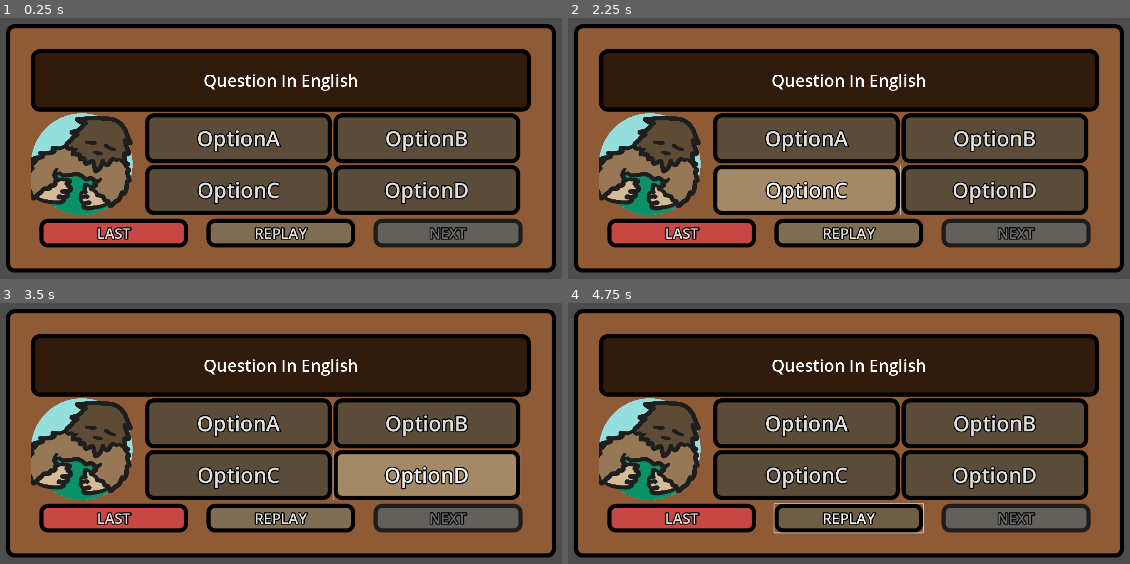
Above: before the commit, frames 1-4 (two rows, left to right).
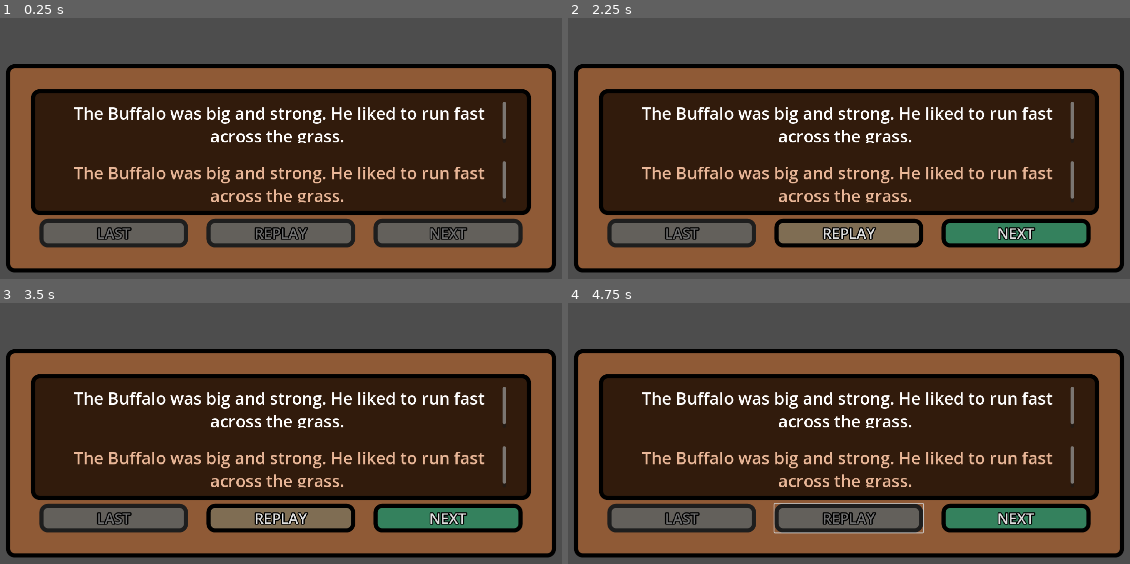
Above: after the commit, the same moments.

Repository: PolTwice/ProjectTanisi
Game: Godot game, scene res://ChapterOne/BuffaloLesson/BuffaloLesson.tscn
Two runs of this game, one before a commit and one after it. Both use one fixed random seed, a clock stepped at 60 frames per second and the inputs below. This scene is started directly instead of the project's main scene.
Inputs (mouse positions are in pixels of both pictures, inside the frame that each line leads up to):
- Up to frame 1 (0.25 s): no input
- Up to frame 2 (2.25 s): click (804, 138) at 0.5 s, where only the run before the commit has a clickable "OptionA"; click (995, 138) at 1.25 s, where only the run before the commit has a clickable "OptionB"; click (804, 190) at 2 s, where only the run before the commit has a clickable "OptionC"
- Up to frame 3 (3.5 s): click (427, 475) at 2.75 s, where only the run before the commit has a clickable "OptionD"
- Up to frame 4 (4.75 s): click "REPLAY" at 3.5 s; click (849, 517) at 4.25 s, where only the run before the commit has a clickable "REPLAY"

The runs differ from the first frame. In frame 1, 64% of the frame differs, in the area x 1-99%, y 2-88%; in frame 2, 64%; in frame 3, 64%; in frame 4, 65%.
Error before the commit: Invalid access to property or key 'correctIndex' on a base object of type 'Nil'. (res://GenericScenes/QuizBox/QuizBox.gd:66)

Commit message:
Trying to get lessons to work. Bug testing
0 seems to equal quiz and 1 seems to equal story, but I'm not sure how to get it to work properly. What datatype is that 1 and 0?

Diff:
--- a/GenericScenes/QuizBox/QuizBox.gd
+++ b/GenericScenes/QuizBox/QuizBox.gd
@@ -13,7 +13,7 @@
 @onready var submit: Button = $MarginContainer/BoxDesign/TextboxMargin/VBoxContainer/ButtonsContainer/MarginContainer2/Submit
 
 #get the resource from the parent
-var quizResource
+var quizResourceChild
 	#var choices = [0,0,0,0]
 	#var correctIndex = -1
 	#var picture: Texture
@@ -28,26 +28,26 @@
 	#Commenting out until decided
 	#listen_again.disabled = true
 	#back.disabled=true;
-	quizResource = get_parent().quizResource
-	if(quizResource!=null):
+	quizResourceChild = get_parent().quizResourceParent
+	if(quizResourceChild!=null):
 		updateFromResource()
 
 func updateFromResource():
-	button_a.text = quizResource.choices[0]
-	button_b.text = quizResource.choices[1]
-	button_c.text = quizResource.choices[2]
-	button_d.text = quizResource.choices[3]
+	button_a.text = quizResourceChild.choices[0]
+	button_b.text = quizResourceChild.choices[1]
+	button_c.text = quizResourceChild.choices[2]
+	button_d.text = quizResourceChild.choices[3]
 
 	#if there is no picture, hide the picture, else change the texture
-	if quizResource.picture == null:
+	if quizResourceChild.picture == null:
 		picture.visible = false
 	else:
-		picture.texture = quizResource.picture
+		picture.texture = quizResourceChild.picture
 
 	#if the second and third choice are not entered, then hide the box
-	if quizResource.choices[2] == "0" && quizResource.choices[3] == "0":
+	if quizResourceChild.choices[2] == "0" && quizResourceChild.choices[3] == "0":
 		button_cd_box.visible=false;
-		quizResource.correctIndex = 0
+		quizResourceChild.correctIndex = 0
 
 
 func _on_button_a_pressed() -> void:
@@ -63,7 +63,7 @@
 	checkAnswer(3)
 
 func checkAnswer(option: int) -> void:
-	if(option == quizResource.correctIndex):
+	if(option == quizResourceChild.correctIndex):
 		print("Right Answer")
 		submit.disabled = false;
 	else:
--- a/GenericScenes/StoryManager.tscn
+++ b/GenericScenes/StoryManager.tscn
@@ -6,6 +6,7 @@
 
 [node name="StoryManager" type="Node"]
 script = ExtResource("1_o1adm")
+order = Array[int]([0, 0])
 
 [node name="TextBox" parent="." instance=ExtResource("6_bkyd2")]
 
--- a/GenericScenes/TextBox/StoryBox.gd
+++ b/GenericScenes/TextBox/StoryBox.gd
@@ -43,7 +43,7 @@
 	creeAudios = dialogueBox.creeAudios
 	englishAudios= dialogueBox.englishAudios
 
-	print(englishLines)
+
 
 	cree_narration.connect("finished",Callable(self, "_on_cree_audio_finished"))
 	english_narration.connect("finished",Callable(self,"_on_english_audio_finished"))
@@ -95,5 +95,3 @@
 func _on_continue_pressed() -> void:
 	emit_signal("storyNextSignal")
 	print("Story next signal sent")
-
-	pass
--- a/GenericScenes/lessonManager.gd
+++ b/GenericScenes/lessonManager.gd
@@ -15,7 +15,7 @@
 #hold an array of resource for the quiz.
 @export var quizResourceArray: Array[Resource]
 #use this to hold the current resource
-@onready var quizResource;
+@onready var quizResourceParent;
 
 #create an enum for the export
 enum ContentType { QUIZ, STORY }
@@ -24,37 +24,35 @@
 func _ready() -> void:
 	#if there is a resource
 	if(!(order == null && quizResourceArray == null && storyResource ==null)):
-		updateFromResource()
+		checkNext()
 	else:
 		text_box.visible = false;
 		quiz_box.visible = false;
 
-func updateFromResource():
-	pass
-
-
 func _on_text_box_story_next_signal() -> void:
 	storyIndex = storyIndex +1
+	checkNext();
 
 func _on_text_box_story_back_signal() -> void:
 	storyIndex = storyIndex -1
-
+	checkNext();
 func _on_quiz_box_quiz_next_signal() -> void:
 	quizIndex = quizIndex +1
+	checkNext();
 
 func _on_quiz_box_quiz_back_signal() -> void:
 	quizIndex = quizIndex -1
+	checkNext();
 
 func checkNext() -> void:
-	if(lessonIndex < order.size):
+	if(lessonIndex < order.size()):
+		print("Order is:")
 		if(order[lessonIndex] == ContentType.STORY):
-			quiz_box.visible == false;
+			quiz_box.visible = false;
 			text_box.show_line(storyIndex)
-			pass
 		else:
-			quizResource == quizResourceArray[quizIndex];
+			quizResourceParent = quizResourceArray[quizIndex];
 			quiz_box.updateFromResource()
-			pass
 	else:
 		lessonComplete()
 
Not shown, added: ChapterOne/BuffaloLesson/BuffaloLesson.tscn459369984.tmp
